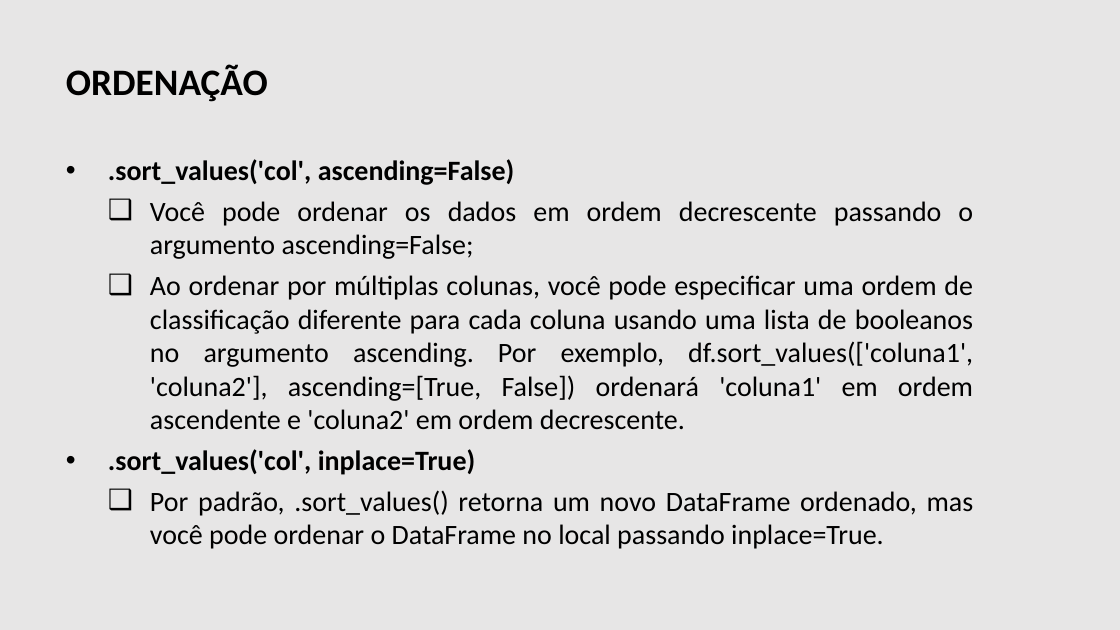
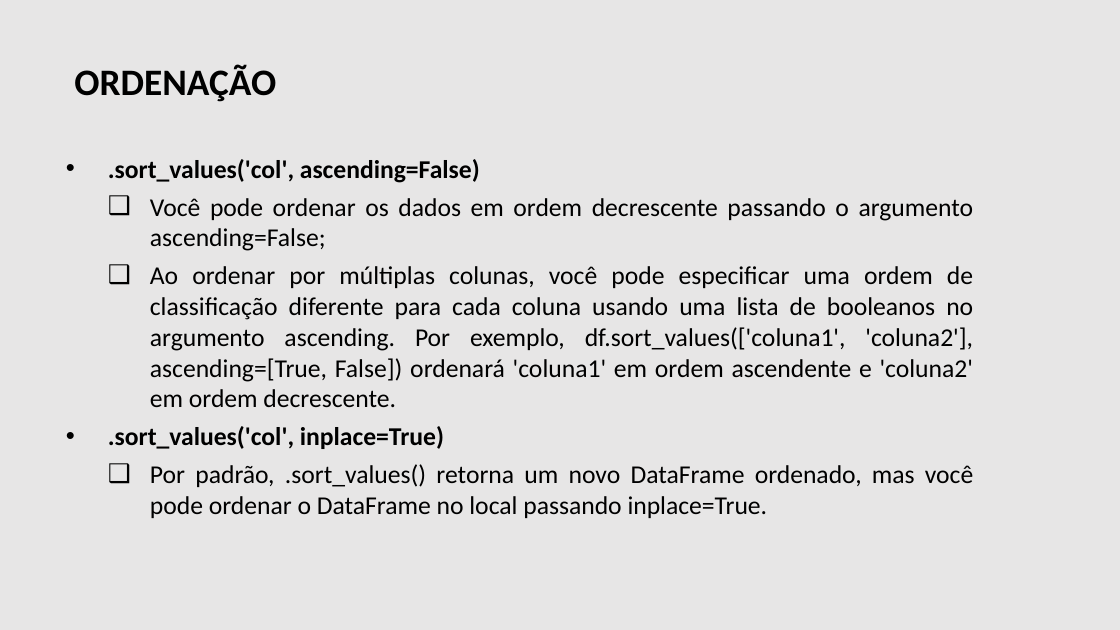
Before and after one commit to danielscarvalho/FIAP-Python-Data-Science-Statistics, a slide deck: slide 10 of T2 - Análise Exploratória e Estatística Descritiva.pptx. Drawn at 1120x630 pixels with LibreOffice and Linux fonts; fonts in the diff are those of the drawing; background and template pictures are left out. Boxes give left, top, right and bottom in pixels: in the first picture for what was removed or moved away, otherwise in the second. Text is boxed around its words. In the diff, an @@ line names an element or a change of style, - is before the commit and + after.

```diff
--- a/T2 - Análise Exploratória e Estatística Descritiva.pptx
+++ b/T2 - Análise Exploratória e Estatística Descritiva.pptx
@@ text "ORDENAÇÃO": place and size @@
-text "ORDENAÇÃO" at (66,64,268,102)
+text "ORDENAÇÃO" at (74,64,276,102)
@@ text ".sort_values('col', ascending=False)" at (108,159,974,518): size 24 to 22 pt @@
```
Also in this commit, not shown: 46 other slides changed, 1 other file.
